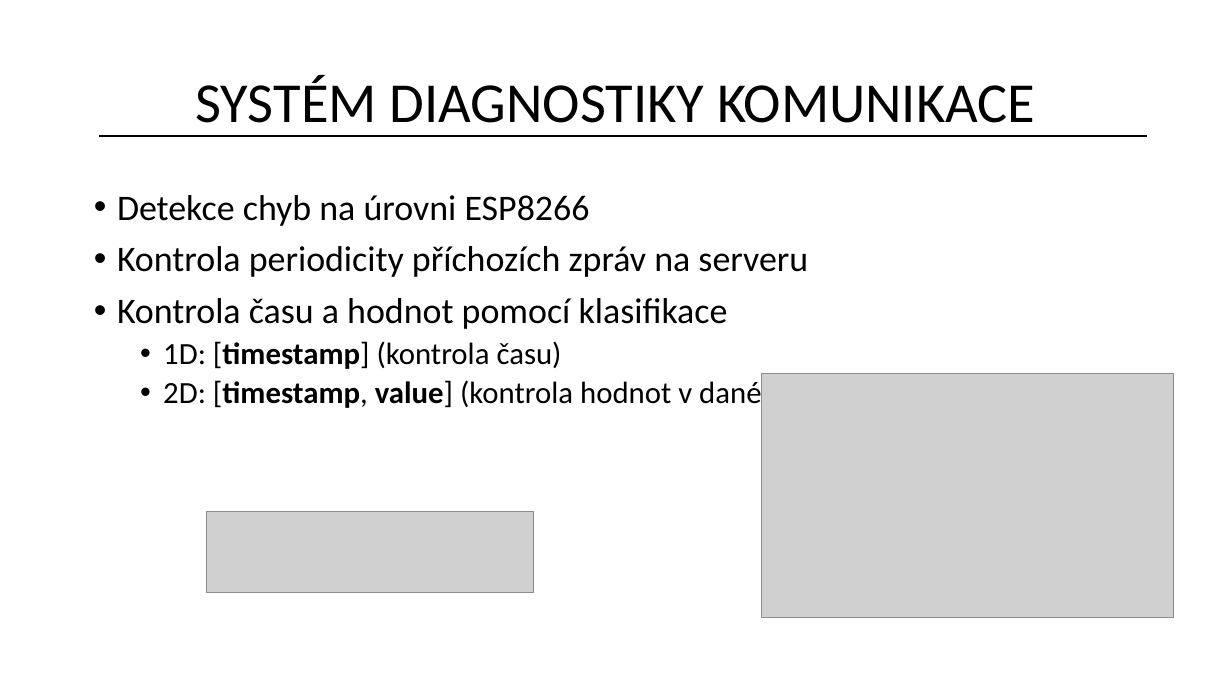
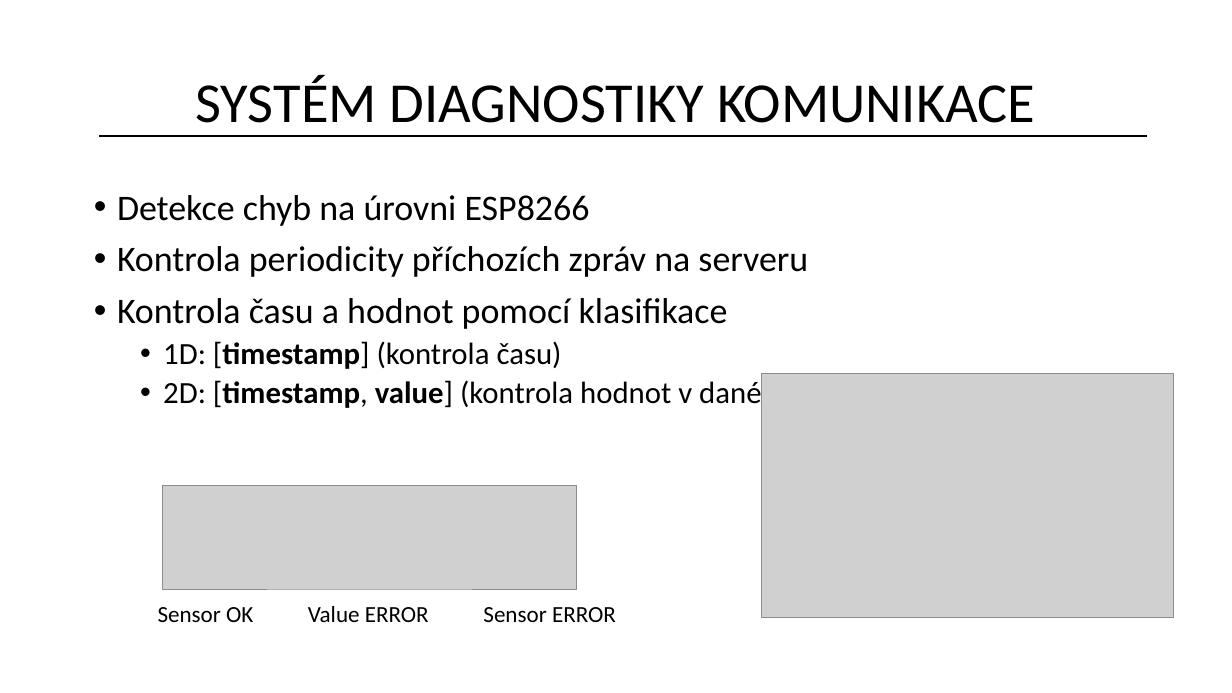
Before and after one commit to kitt10/iot, a slide deck: slide 7 of egs/smarthome/doc/presentation/main.pptx (slide 8 before the commit). Drawn at 1232x693 pixels with LibreOffice and Linux fonts; fonts in the diff are those of the drawing; grey boxes stand for pictures. Boxes give left, top, right and bottom in pixels: in the first picture for what was removed or moved away, otherwise in the second. Text is boxed around its words. In the diff, an @@ line names an element or a change of style, - is before the commit and + after.

```diff
--- a/egs/smarthome/doc/presentation/main.pptx
+++ b/egs/smarthome/doc/presentation/main.pptx
@@ picture: place and size @@
-picture at [206, 511, 533, 592]
+picture at [163, 486, 578, 590]
@@ text added at [158, 607, 253, 622], 18 pt, text #000000 @@
+Sensor OK
@@ text added at [308, 606, 429, 622], 18 pt, text #000000 @@
+Value ERROR
@@ text added at [483, 607, 616, 622], 18 pt, text #000000 @@
+Sensor ERROR
```
Also in this commit, not shown: 3 other slides changed, 2 slides removed, 1 other file.
